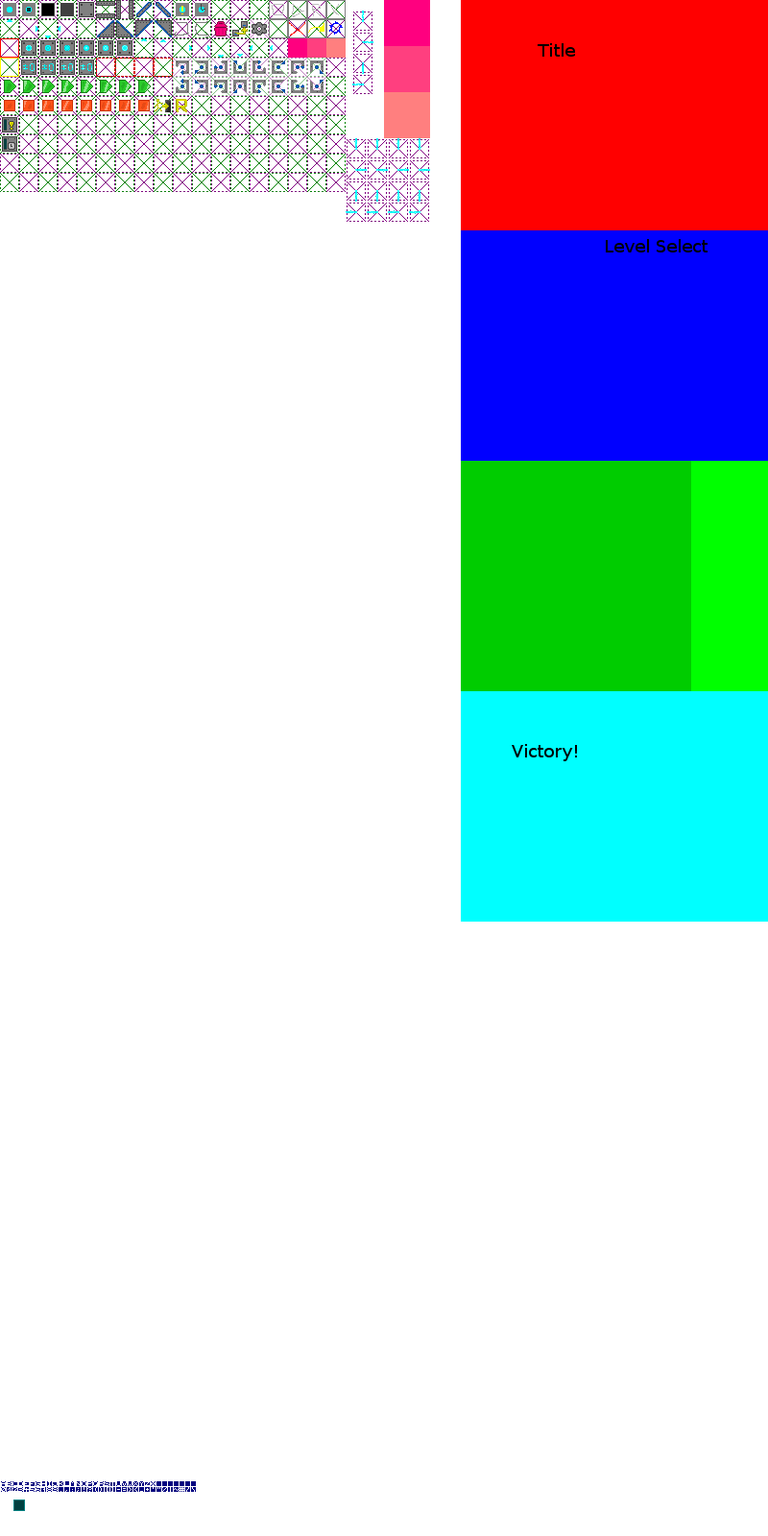
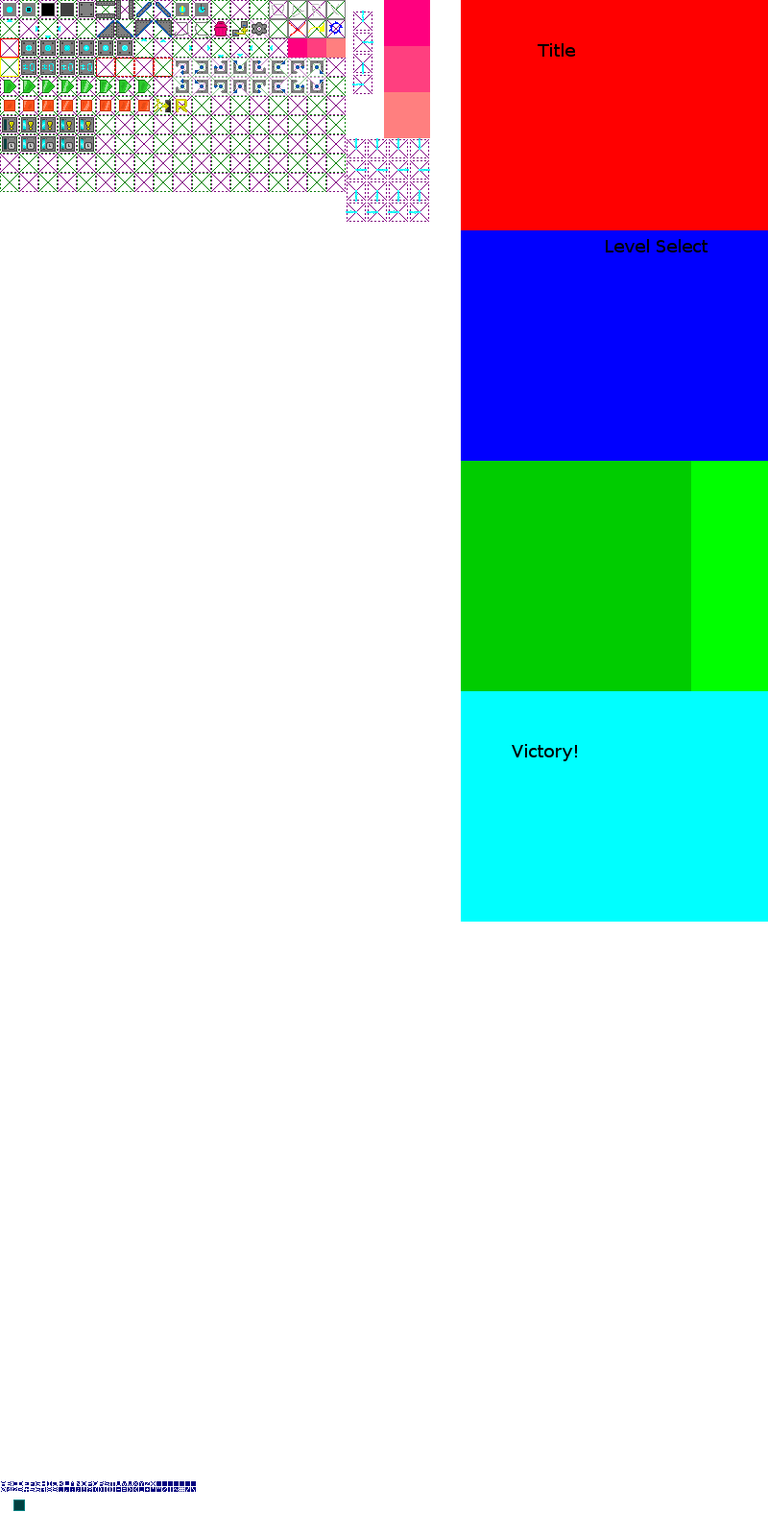
Revision of a layered 768x1536 image; what changed, layer by layer:
painted on "stuff" over box(21, 117, 95, 152)
